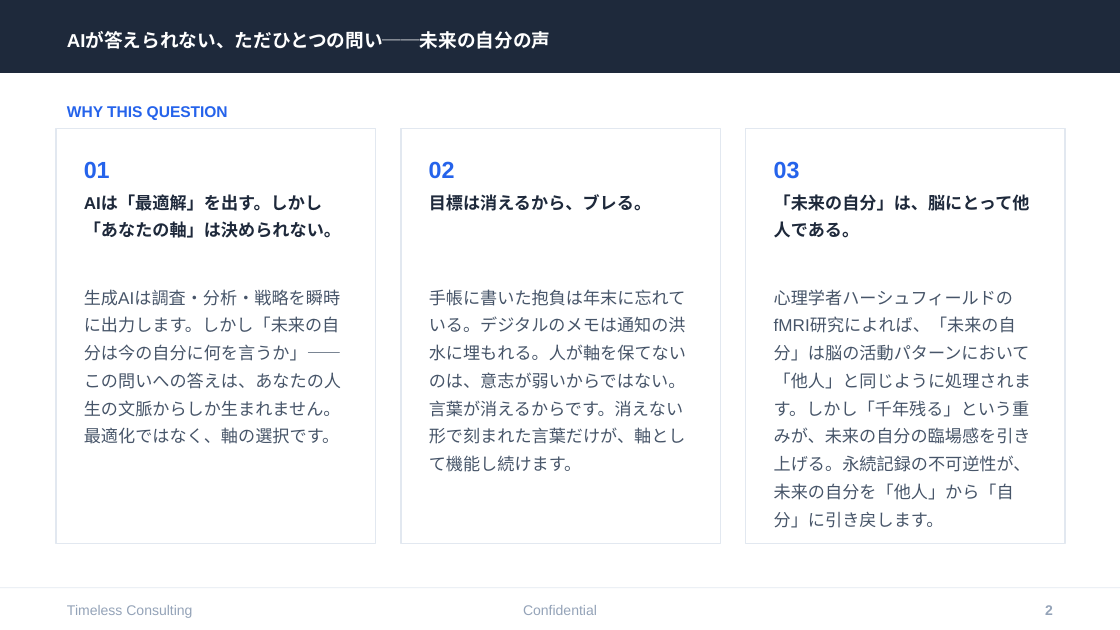
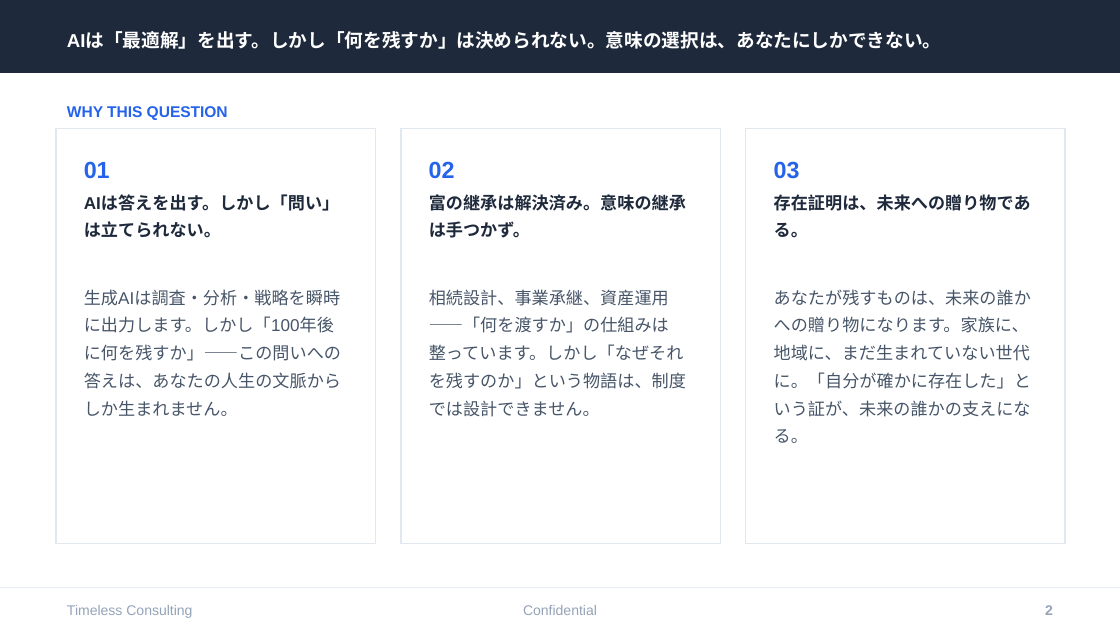
Before and after one commit to tokistorage/lp, a slide deck: slide 2 of tokistorage-client-deck.pptx. Drawn at 1120x630 pixels with LibreOffice and Linux fonts; fonts in the diff are those of the drawing. Boxes give left, top, right and bottom in pixels: in the first picture for what was removed or moved away, otherwise in the second. Text is boxed around its words. In the diff, an @@ line names an element or a change of style, - is before the commit and + after.

```diff
--- a/tokistorage-client-deck.pptx
+++ b/tokistorage-client-deck.pptx
@@ text at <box>67,33,942,49</box>: text changed @@
-AIが答えられない、ただひとつの問い──未来の自分の声
+AIは「最適解」を出す。しかし「何を残すか」は決められない。意味の選択は、あなたにしかできない。
@@ text at <box>84,195,340,238</box>: text changed @@
-AIは「最適解」を出す。しかし「あなたの軸」は決められない。
+AIは答えを出す。しかし「問い」は立てられない。
@@ text at <box>429,194,686,238</box>: text changed @@
-目標は消えるから、ブレる。
+富の継承は解決済み。意味の継承は手つかず。
@@ text at <box>774,194,1031,238</box>: text changed @@
-「未来の自分」は、脳にとって他人である。
+存在証明は、未来への贈り物である。
@@ text at <box>84,289,341,416</box>: text changed @@
-生成AIは調査・分析・戦略を瞬時に出力します。しかし「未来の自分は今の自分に何を言うか」——この問いへの答えは、あなたの人生の文脈からしか生まれません。最適化ではなく、軸の選択です。
+生成AIは調査・分析・戦略を瞬時に出力します。しかし「100年後に何を残すか」——この問いへの答えは、あなたの人生の文脈からしか生まれません。
@@ text at <box>429,289,686,417</box>: text changed @@
-手帳に書いた抱負は年末に忘れている。デジタルのメモは通知の洪水に埋もれる。人が軸を保てないのは、意志が弱いからではない。言葉が消えるからです。消えない形で刻まれた言葉だけが、軸として機能し続けます。
+相続設計、事業承継、資産運用——「何を渡すか」の仕組みは整っています。しかし「なぜそれを残すのか」という物語は、制度では設計できません。
@@ text at <box>774,289,1031,443</box>: text changed @@
-心理学者ハーシュフィールドのfMRI研究によれば、「未来の自分」は脳の活動パターンにおいて「他人」と同じように処理されます。しかし「千年残る」という重みが、未来の自分の臨場感を引き上げる。永続記録の不可逆性が、未来の自分を「他人」から「自分」に引き戻します。
+あなたが残すものは、未来の誰かへの贈り物になります。家族に、地域に、まだ生まれていない世代に。「自分が確かに存在した」という証が、未来の誰かの支えになる。
```
Also in this commit, not shown: 8 other slides changed, 13 other files.
